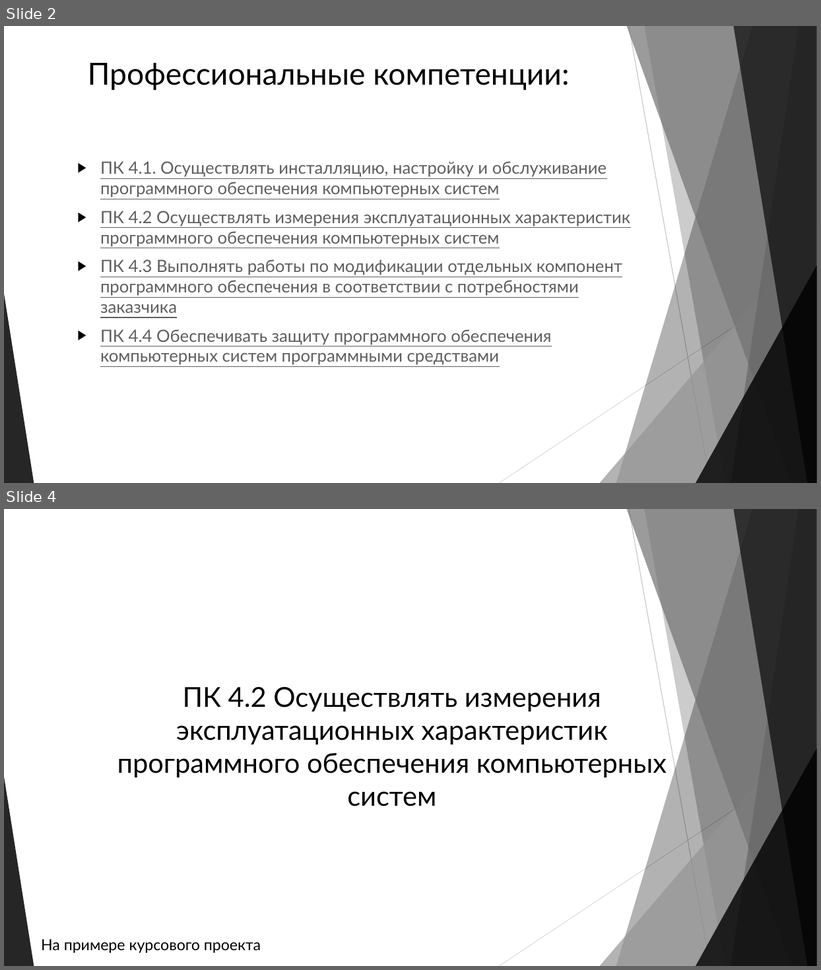
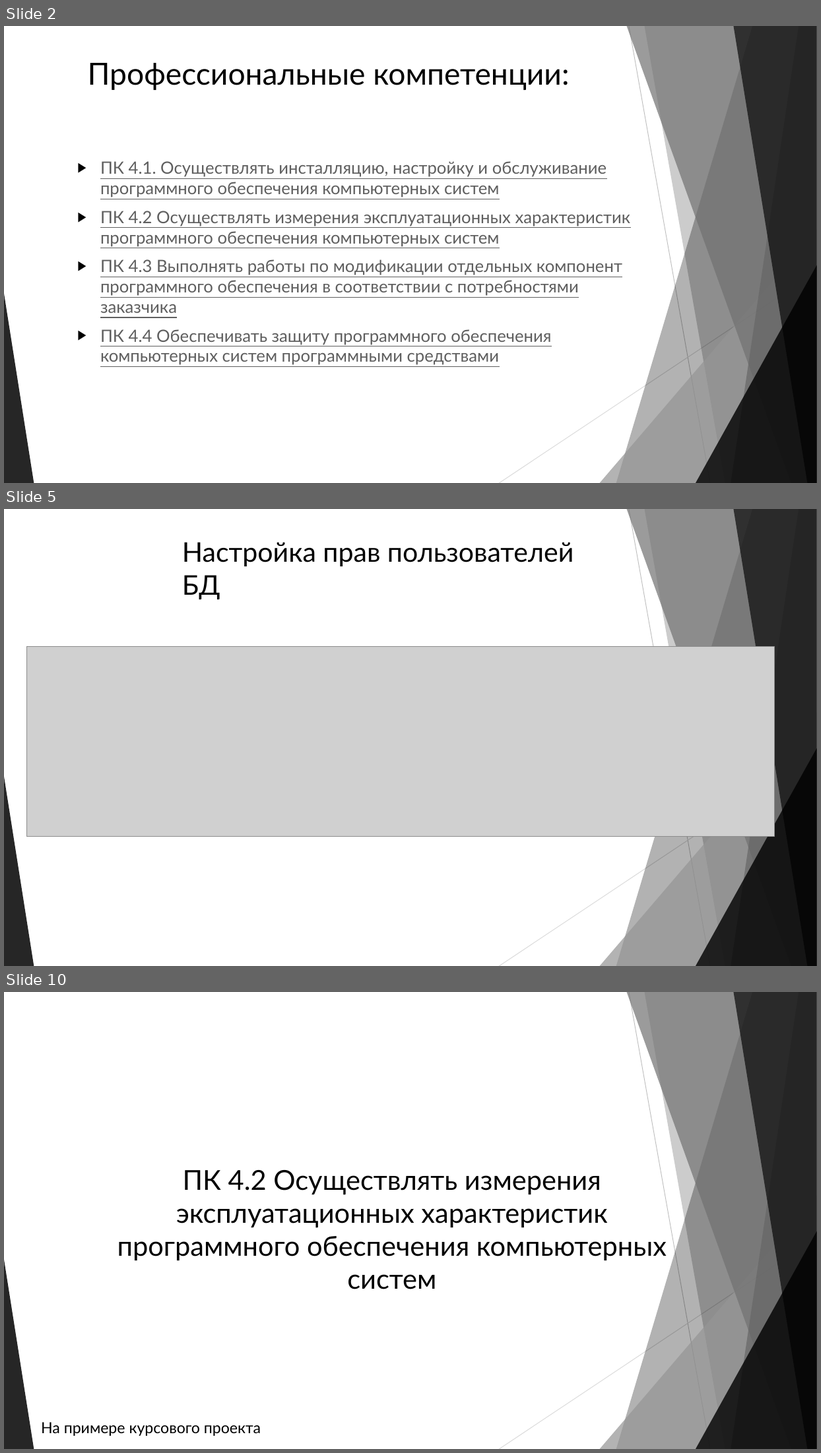
Before and after one commit to AlexGopher802/Qual_PM04, a slide deck: Презентация.pptx. Shown one above the other, each under a label of ours: slides 2 and 4 before the commit, slides 2, 5 and 10 after it; the slides between them are not shown. The pictures are 821x970 and 821x1453 pixels, drawn with LibreOffice and Linux fonts; fonts in the diff are those of the drawing; grey boxes stand for pictures. Boxes give left, top, right and bottom in pixels: in the first picture for what was removed or moved away, otherwise in the second. Text is boxed around its words. In the diff, an @@ line names an element or a change of style, - is before the commit and + after.

```diff
--- a/Презентация.pptx
+++ b/Презентация.pptx
@@ slide 5 added at (4,509,817,966), background #FFFFFF; not listed: 10 template elements that a slide beside it also shows @@
@@ text added at (182,542,574,600), 32 pt, text #000000 @@
+Настройка прав пользователей БД
@@ picture added at (26,647,774,836) @@
@@ what was slide 4 is now slide 10 @@
```
Also in this commit, not shown: 4 slides changed, 15 other slides added.
